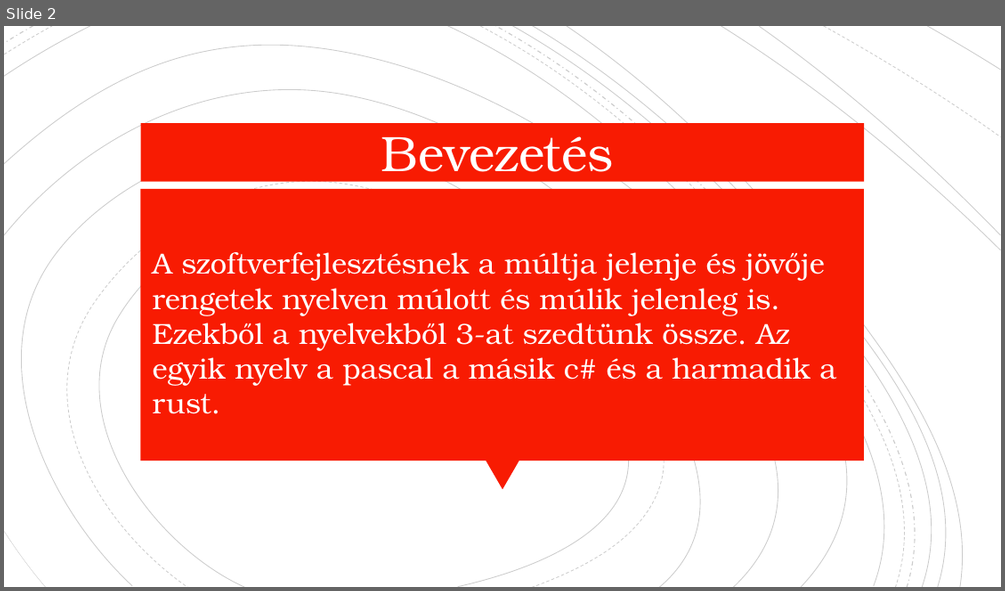
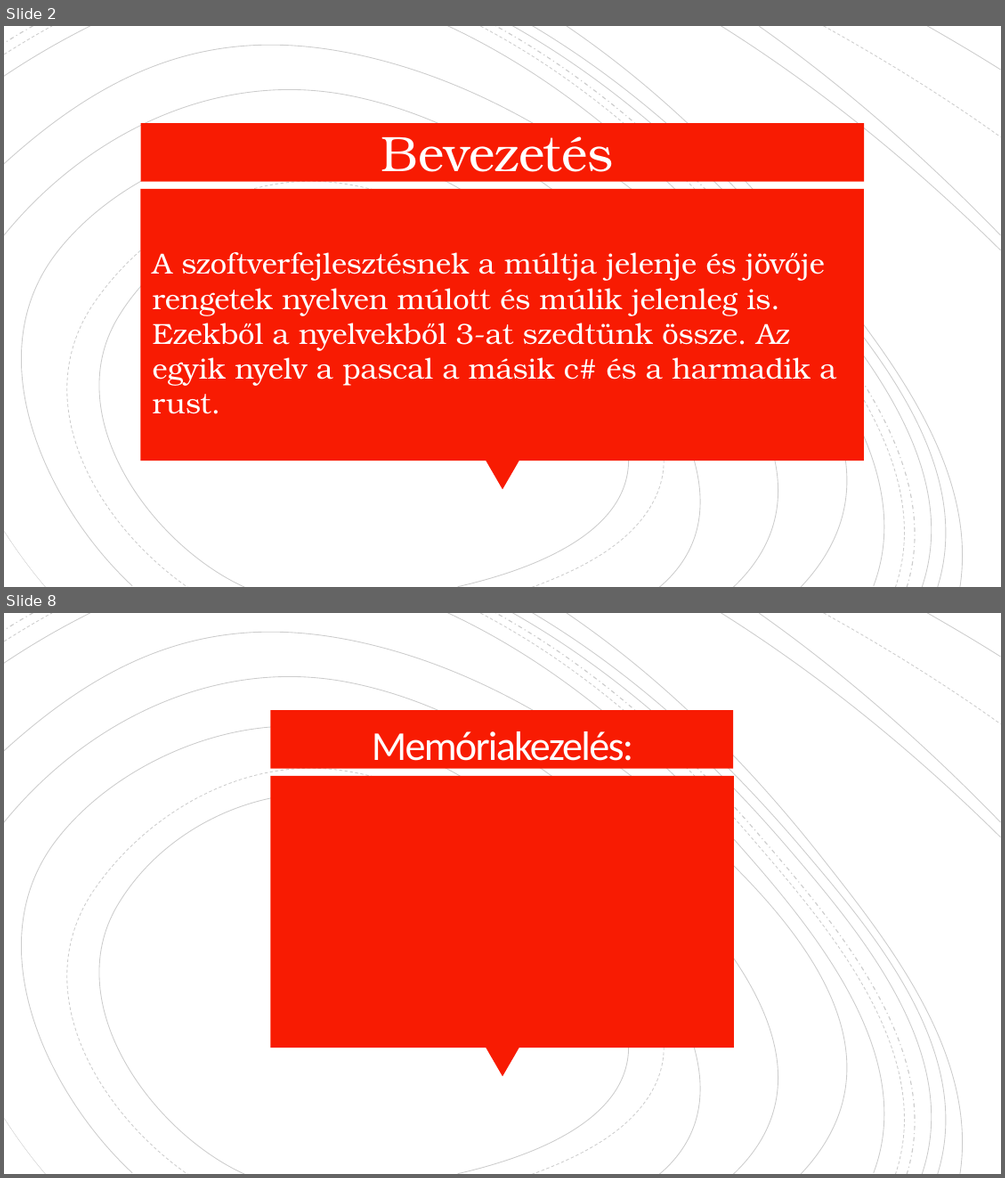
Before and after one commit to Minecraftprovsnoob/Projekt-munka, a slide deck: projekt ppt.pptx. Shown one above the other, each under a label of ours: slide 2 before the commit, slides 2 and 8 after it; the slides between them are not shown. The pictures are 1005x591 and 1005x1178 pixels, drawn with LibreOffice and Linux fonts; fonts in the diff are those of the drawing. Boxes give left, top, right and bottom in pixels: in the first picture for what was removed or moved away, otherwise in the second. Text is boxed around its words. In the diff, an @@ line names an element or a change of style, - is before the commit and + after.

```diff
--- a/projekt ppt.pptx
+++ b/projekt ppt.pptx
@@ slide 8 added at (4,613,1001,1174), background #FFFFFF; not listed: 20 template elements that a slide beside it also shows @@
@@ rectangle added at (270,710,733,769), fill #F81B02 @@
@@ title added at (372,731,633,771), 39.6 pt, text #FFFEFF @@
+Memóriakezelés:
@@ rectangle added at (270,776,734,1047), fill #F81B02 @@
```
Also in this commit, not shown: 2 slides changed, 4 other slides added, 1 slide removed, 3 other files.
